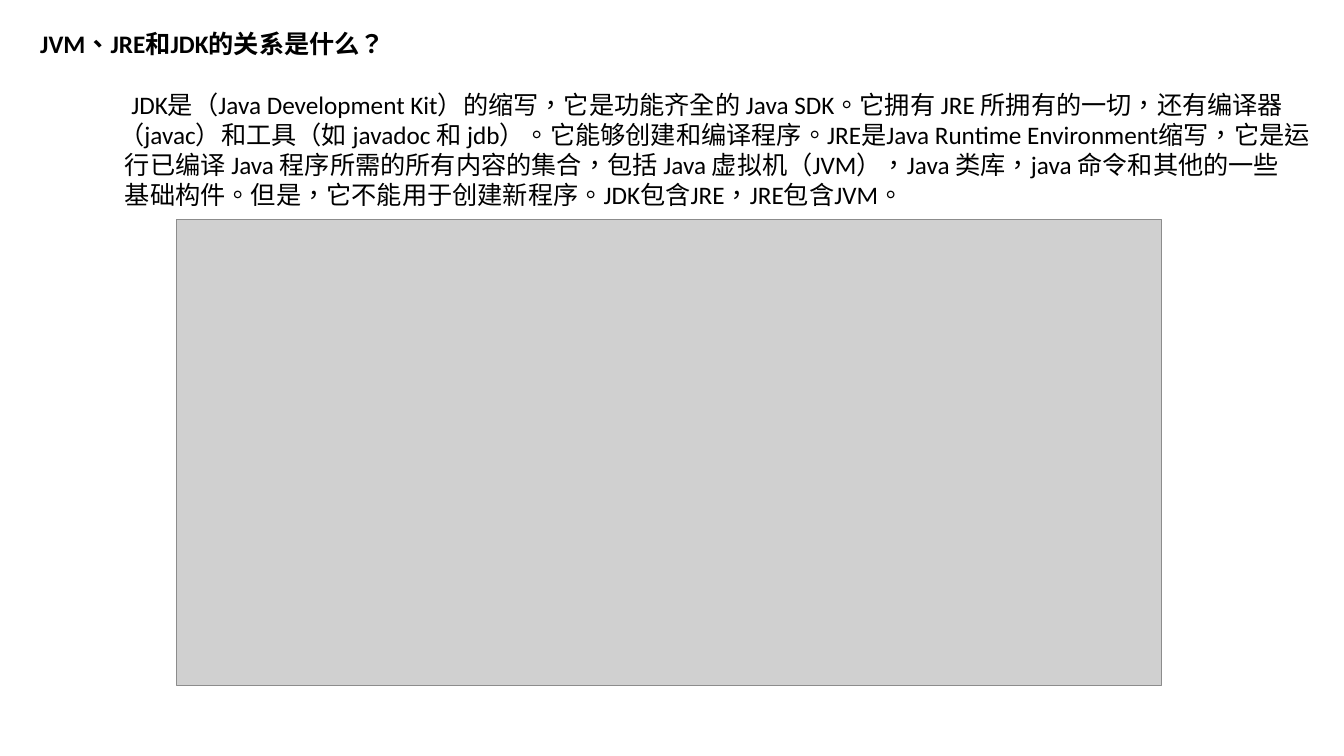
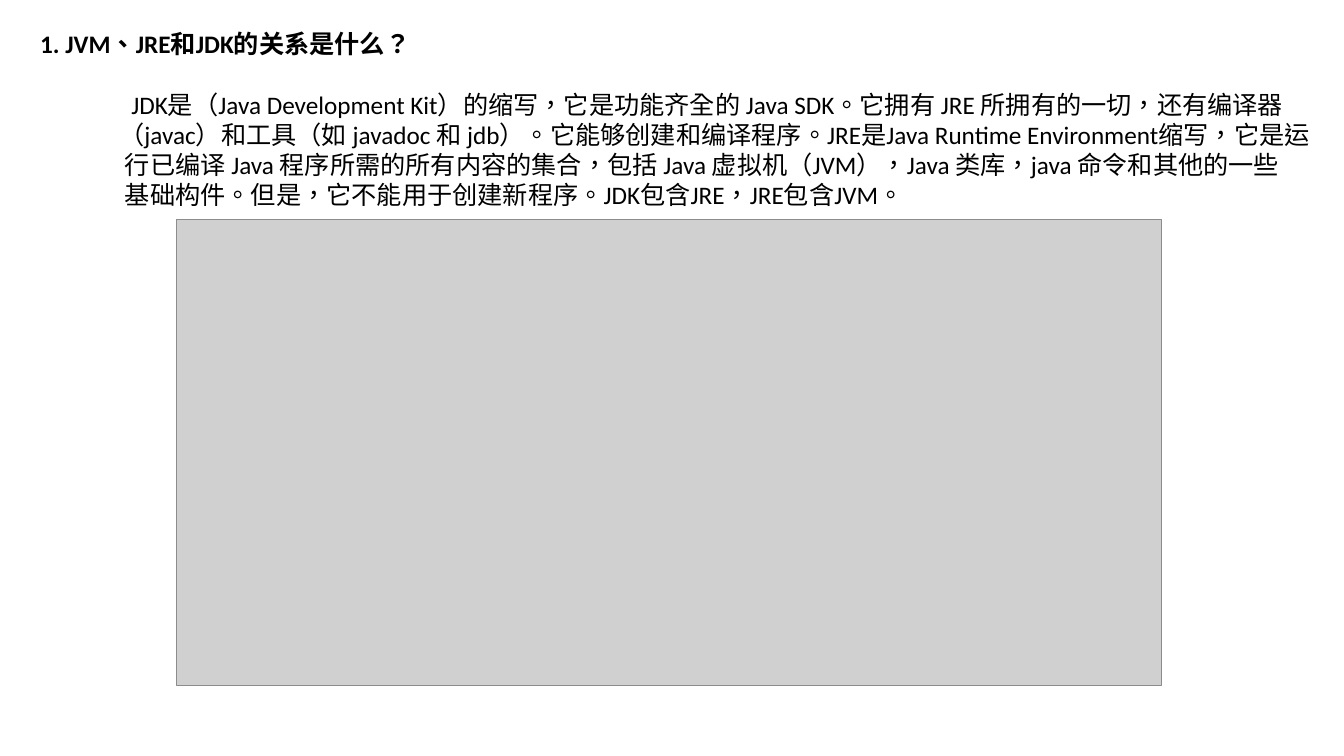
Before and after one commit to luchaojun/JavaSprint, a slide deck: slide 2 of JavaInterview/Java_interview.pptx. Drawn at 1344x756 pixels with LibreOffice and Linux fonts; fonts in the diff are those of the drawing; grey boxes stand for pictures. Boxes give left, top, right and bottom in pixels: in the first picture for what was removed or moved away, otherwise in the second. Text is boxed around its words. In the diff, an @@ line names an element or a change of style, - is before the commit and + after.

```diff
--- a/JavaInterview/Java_interview.pptx
+++ b/JavaInterview/Java_interview.pptx
@@ text at (40,33,410,56): text changed @@
-JVM、JRE和JDK的关系是什么？
+1. JVM、JRE和JDK的关系是什么？
```
Also in this commit, not shown: 3 other slides changed, 1 slide added.
